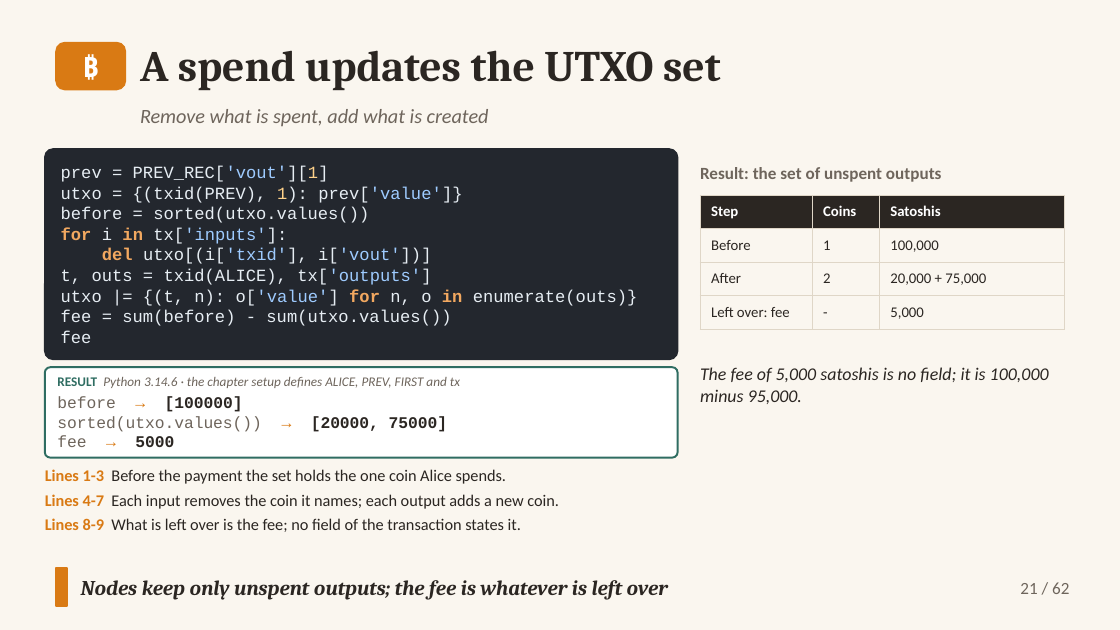
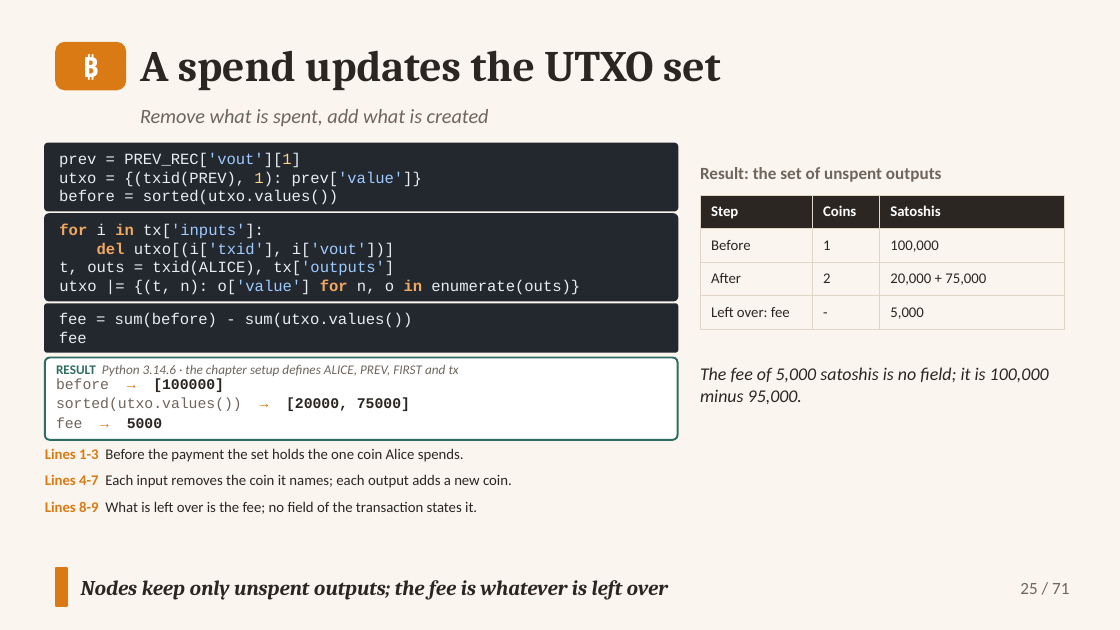
Before and after one commit to altunelyusuf/SEN0401, a slide deck: slide 25 of 03-materials/ch06/SEN0401_Ch06_Transactions_3e_v2_3_0.pptx (slide 21 before the commit). Drawn at 1120x630 pixels with LibreOffice and Linux fonts; fonts in the diff are those of the drawing. Boxes give left, top, right and bottom in pixels: in the first picture for what was removed or moved away, otherwise in the second. Text is boxed around its words. In the diff, an @@ line names an element or a change of style, - is before the commit and + after.

```diff
--- a/03-materials/ch06/SEN0401_Ch06_Transactions_3e_v2_3_0.pptx
+++ b/03-materials/ch06/SEN0401_Ch06_Transactions_3e_v2_3_0.pptx
@@ rounded rectangle "prev = PREV_REC['vout'][1]": place and size @@
-rounded rectangle "prev = PREV_REC['vout'][1]" at box(45, 149, 678, 360)
+rounded rectangle "prev = PREV_REC['vout'][1]" at box(45, 143, 678, 211)
@@ rounded rectangle "prev = PREV_REC['vout'][1]" at box(45, 143, 678, 211): size 11 to 10 pt; proportions changed @@
@@ rounded rectangle added at box(45, 214, 678, 300), fill #23272E, outline #23272E 1 pt, 10 pt, text #E6EDF3 @@
+for i in tx['inputs']:
+del utxo[(i['txid'], i['vout'])]
+t, outs = txid(ALICE), tx['outputs']
+utxo |= {(t, n): o['value'] for n, o in enumerate(outs)}
@@ text in rounded rectangle at box(61, 227, 638, 343): paragraphs removed @@
-for i in tx['inputs']:
-del utxo[(i['txid'], i['vout'])]
-t, outs = txid(ALICE), tx['outputs']
-utxo |= {(t, n): o['value'] for n, o in enumerate(outs)}
-fee = sum(before) - sum(utxo.values())
-fee
@@ rounded rectangle added at box(45, 304, 678, 352), fill #23272E, outline #23272E 1 pt, 10 pt, text #E6EDF3 @@
+fee = sum(before) - sum(utxo.values())
+fee
@@ rounded rectangle added at box(45, 357, 678, 439), fill #FFFFFF, outline #2F6D62 1.25 pt @@
@@ text "RESULT Python 3.14.6 · the ...": place and size @@
-text "RESULT Python 3.14.6 · the ..." at box(45, 367, 678, 458)
+text "RESULT Python 3.14.6 · the ..." at box(56, 365, 459, 376)
@@ text "RESULT Python 3.14.6 · the ..." at box(56, 365, 459, 376): less space between paragraphs; vertical alignment middle to top; fill #FFFFFF to none; outline #2F6D62 1.25 pt to none @@
@@ text added at box(56, 378, 224, 392), 9.5 pt, text #2B2622, bold @@
+before → [100000]
@@ text added at box(56, 397, 410, 411), 9.5 pt, text #6E655C @@
+sorted(utxo.values()) → [20000, 75000]
@@ text added at box(56, 417, 162, 428), 9.5 pt, text #2B2622, bold @@
+fee → 5000
@@ text at box(57, 396, 447, 432): paragraphs removed @@
-before → [100000]
-sorted(utxo.values()) → [20000, 75000]
-fee → 5000
@@ text added at box(45, 448, 464, 462), 9.5 pt, text #2B2622 @@
+Lines 1-3 Before the payment the set holds the one coin Alice spends.
@@ text at box(45, 469, 559, 509): paragraphs removed @@
-Lines 1-3 Before the payment the set holds the one coin Alice spends.
-Lines 4-7 Each input removes the coin it names; each output adds a new coin.
@@ text added at box(45, 474, 512, 488), 9.5 pt, text #2B2622 @@
+Lines 4-7 Each input removes the coin it names; each output adds a new coin.
@@ text "Lines 8-9 What is left ...": place and size @@
-text "Lines 8-9 What is left ..." at box(45, 469, 559, 532)
+text "Lines 8-9 What is left ..." at box(45, 501, 477, 514)
@@ text "Lines 8-9 What is left ..." at box(45, 501, 477, 514): size 10.5 to 9.5 pt; less space between paragraphs @@
@@ text at box(1020, 583, 1069, 594): text changed @@
-21 / 62
+25 / 71
```
Also in this commit, not shown: 61 other slides changed, 9 slides added, 14 other files.
